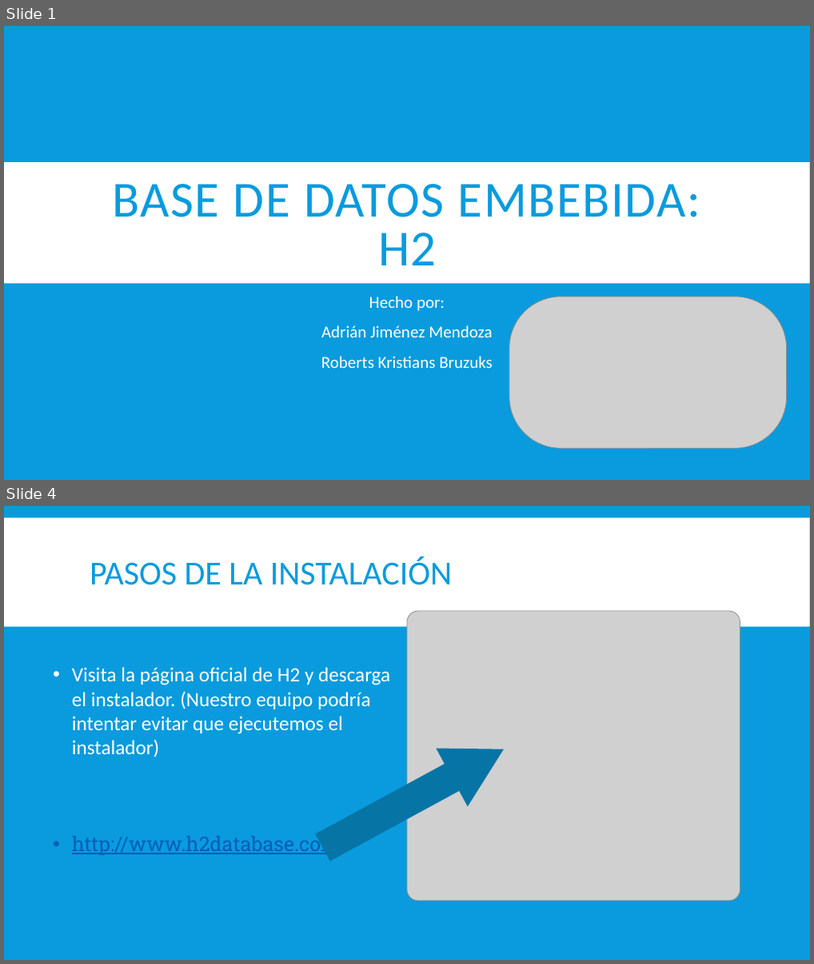
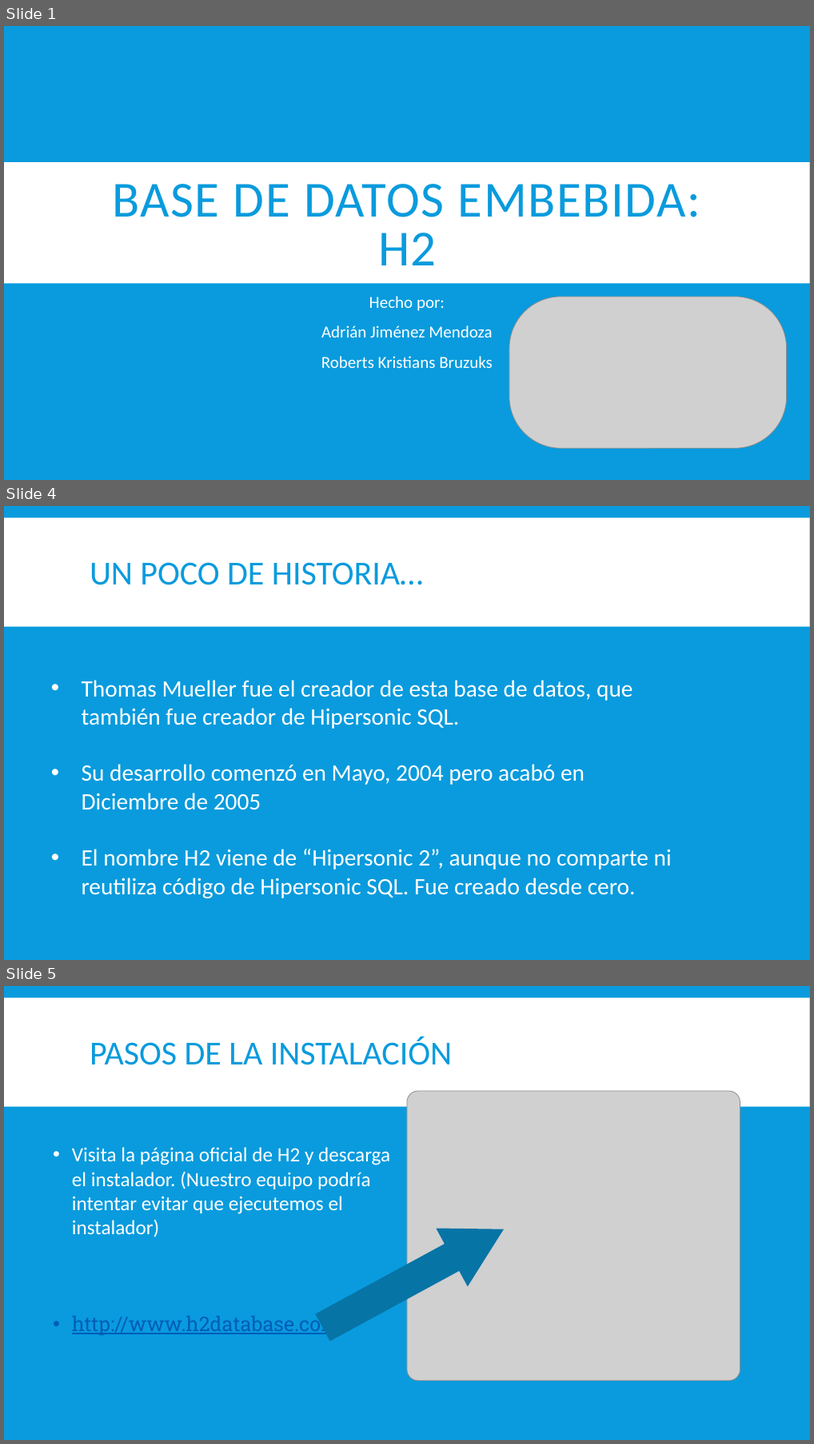
Before and after one commit to Adrian1998-java/H2_Java, a slide deck: Documentos Word y PP/Base de datos embebida h2.pptx. Shown one above the other, each under a label of ours: slides 1 and 4 before the commit, slides 1, 4 and 5 after it; the slides between them are not shown. The pictures are 814x964 and 814x1444 pixels, drawn with LibreOffice and Linux fonts; fonts in the diff are those of the drawing; grey boxes stand for pictures. Boxes give left, top, right and bottom in pixels: in the first picture for what was removed or moved away, otherwise in the second. Text is boxed around its words. In the diff, an @@ line names an element or a change of style, - is before the commit and + after.

```diff
--- a/Documentos Word y PP/Base de datos embebida h2.pptx
+++ b/Documentos Word y PP/Base de datos embebida h2.pptx
@@ slide 4 added at <box>4,506,810,960</box>, background #099BDD; not listed: 1 template element that a slide beside it also shows @@
@@ title added at <box>90,562,423,585</box>, 40 pt, text #099BDD @@
+UN POCO DE HISTORIA…
@@ text added at <box>82,680,672,898</box>, 28 pt, text #FFFFFF @@
+• Thomas Mueller fue el creador de esta base de datos, que también fue creador de Hipersonic SQL.
+• Su desarrollo comenzó en Mayo, 2004 pero acabó en Diciembre de 2005
+• El nombre H2 viene de “Hipersonic 2”, aunque no comparte ni reutiliza código de Hipersonic SQL. Fue creado desde cero.
@@ what was slide 4 is now slide 5 @@
```
Also in this commit, not shown: 3 slides changed.
